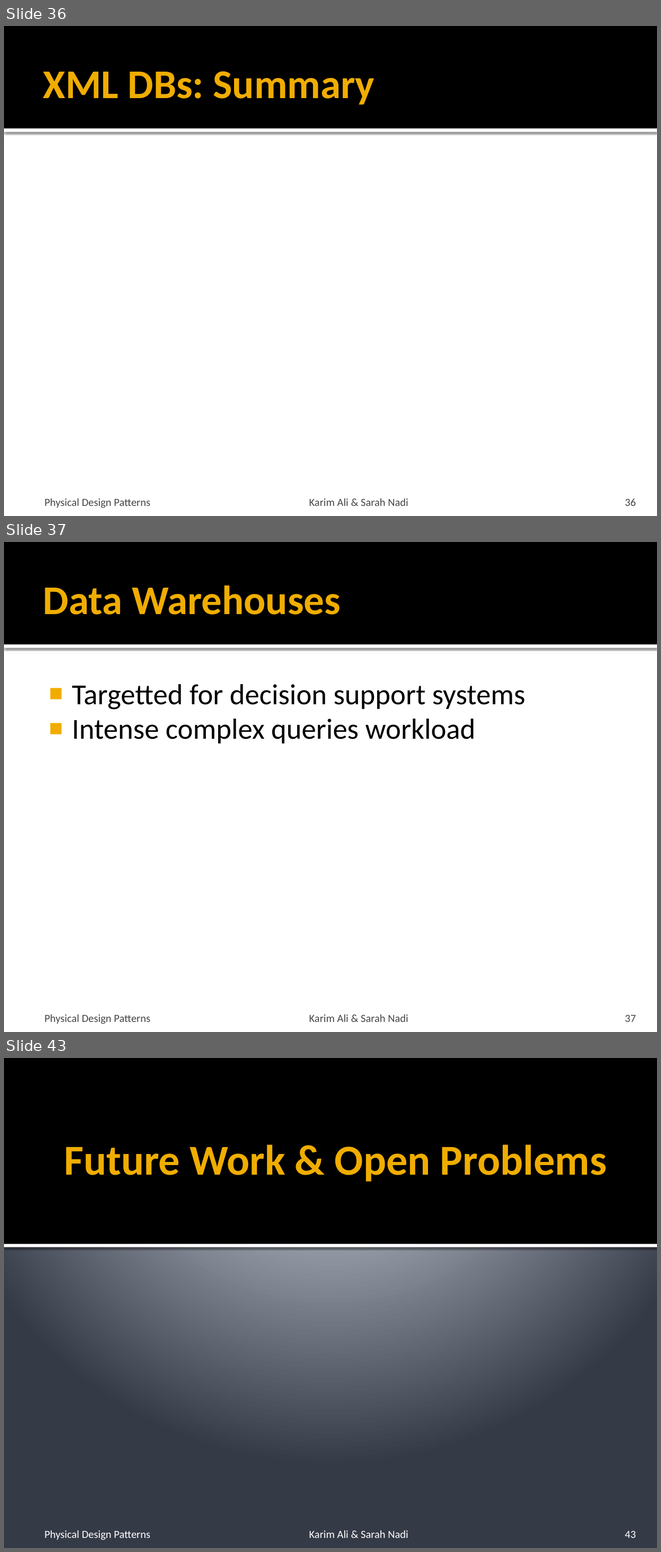
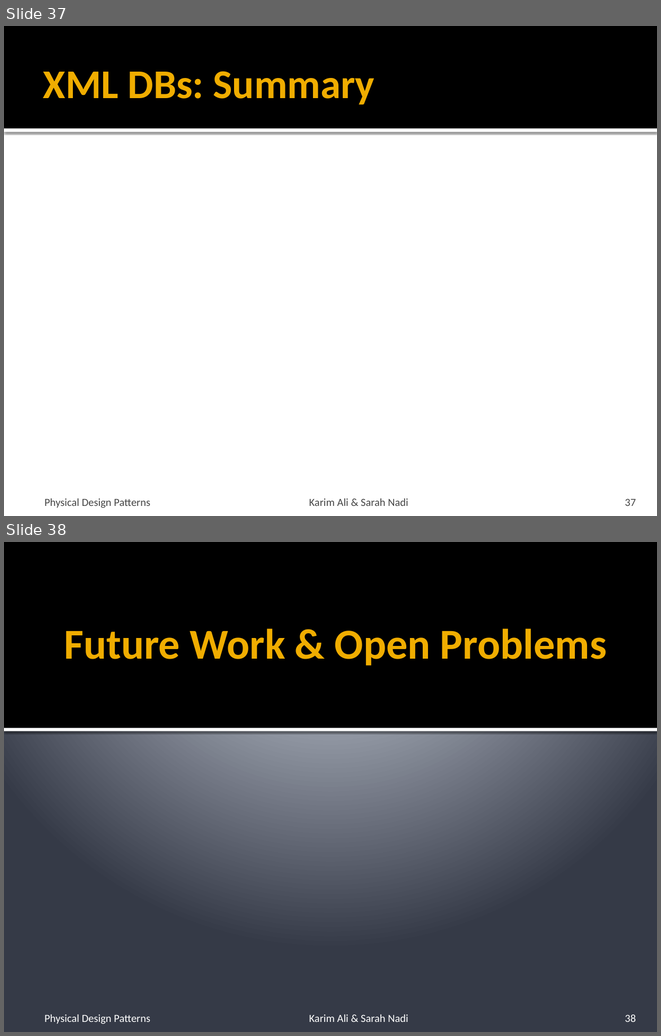
Before and after one commit to snadi/cs848-db, a slide deck: cs848-db/PhysDesignPres.pptx. Shown one above the other, each under a label of ours: slides 36, 37 and 43 before the commit, slides 37 and 38 after it; the slides between them are not shown. The pictures are 661x1552 and 661x1036 pixels, drawn with LibreOffice and Linux fonts; fonts in the diff are those of the drawing. Boxes give left, top, right and bottom in pixels: in the first picture for what was removed or moved away, otherwise in the second. Text is boxed around its words. In the diff, an @@ line names an element or a change of style, - is before the commit and + after.

```diff
--- a/cs848-db/PhysDesignPres.pptx
+++ b/cs848-db/PhysDesignPres.pptx
@@ slide 37 removed at (4, 542, 657, 1032), background #FFFFFF; not listed: 2 template elements that a slide beside it also shows @@
@@ title removed at (43, 585, 341, 615) @@
-Data Warehouses
@@ text removed at (72, 684, 526, 743) @@
-■ Targetted for decision support systems
-■ Intense complex queries workload
@@ text removed at (44, 1014, 150, 1024) @@
-Physical Design Patterns
@@ text removed at (309, 1014, 408, 1022) @@
-Karim Ali & Sarah Nadi
@@ page number removed at (625, 1014, 636, 1022) @@
-37
@@ what was slide 36 is now slide 37 @@
@@ page number at (625, 498, 636, 506): text changed @@
-36
+37
@@ what was slide 43 is now slide 38 @@
@@ page number at (625, 1014, 636, 1022): text changed @@
-43
+38
```
Also in this commit, not shown: 2 slides changed, 4 other slides removed.
